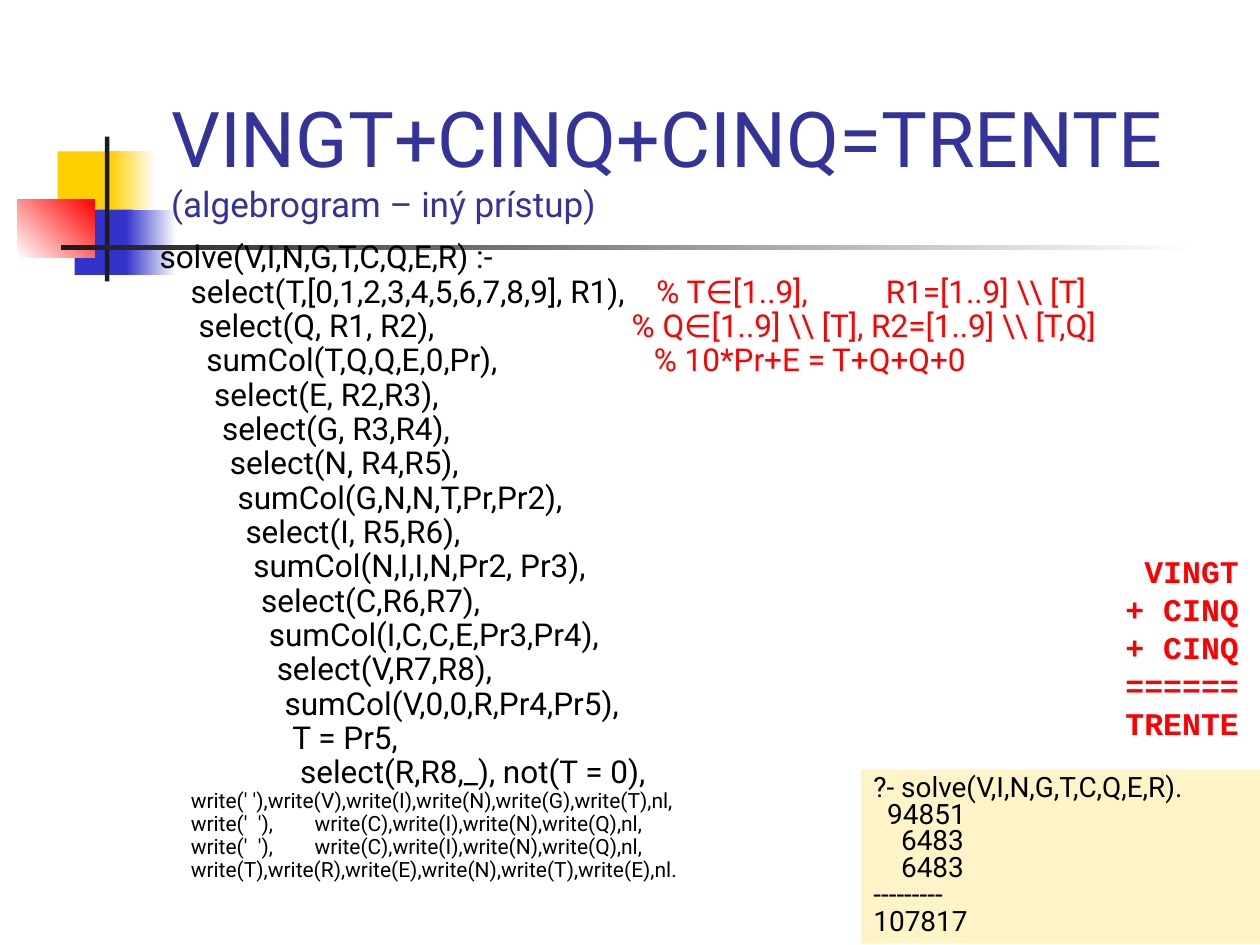
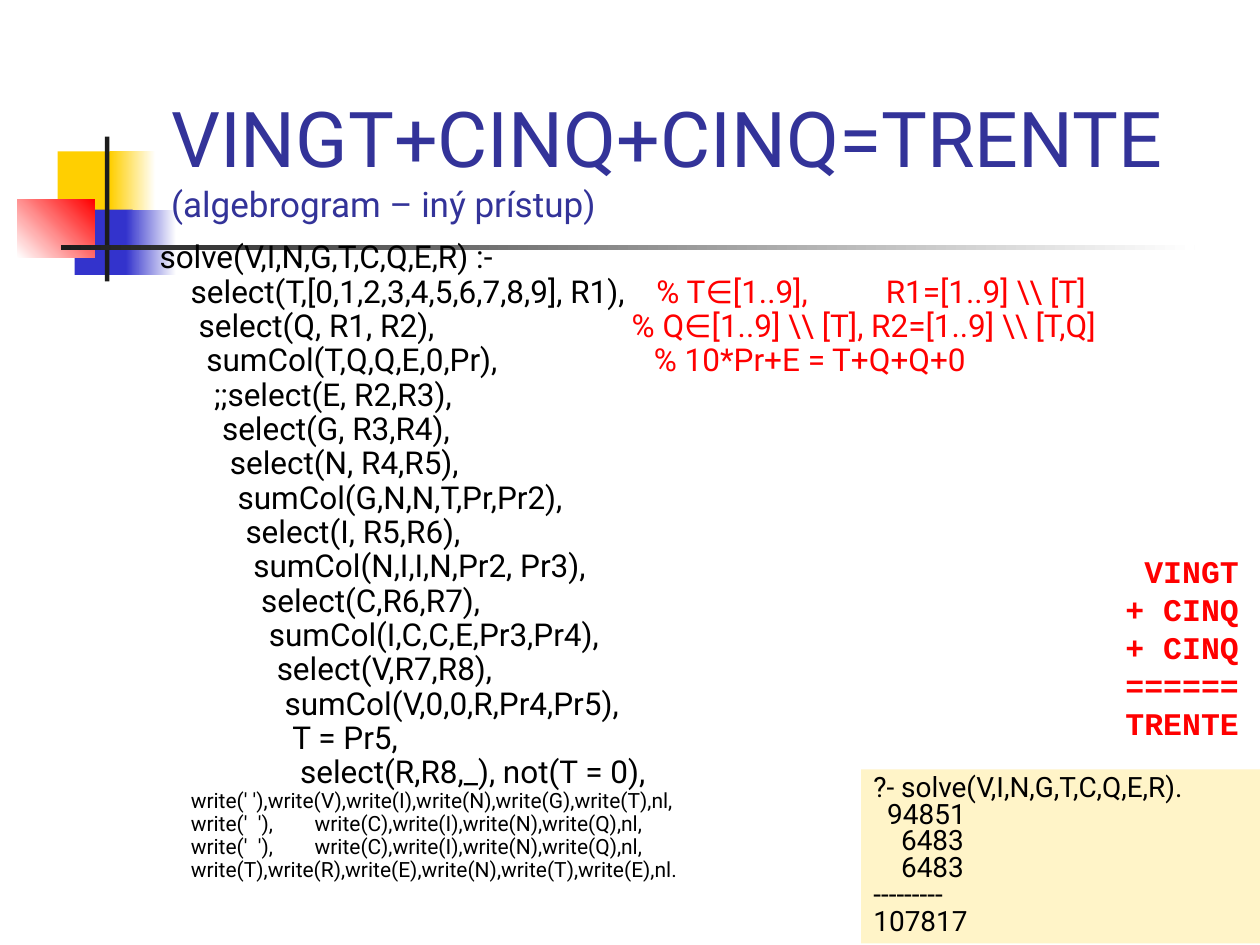
Before and after one commit to paradigmy/Prednasky, a slide deck: slide 7 of 12/logicke3.ppt. Drawn at 1260x945 pixels with LibreOffice and Linux fonts; fonts in the diff are those of the drawing. Boxes give left, top, right and bottom in pixels: in the first picture for what was removed or moved away, otherwise in the second. Text is boxed around its words. In the diff, an @@ line names an element or a change of style, - is before the commit and + after.

```diff
--- a/12/logicke3.ppt
+++ b/12/logicke3.ppt
@@ text at [214,377,452,413]: text changed @@
-select(E, R2,R3),
+;;select(E, R2,R3),
```
Also in this commit, not shown: 2 other files.
